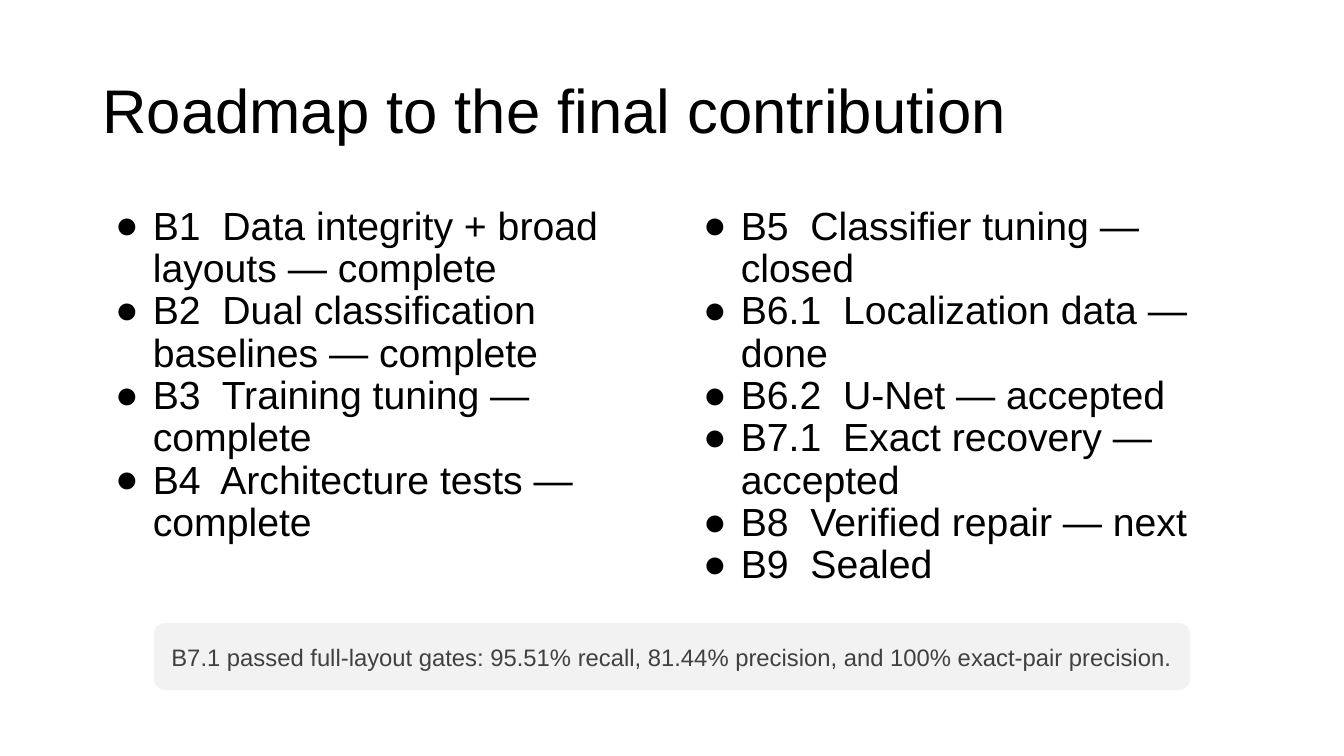
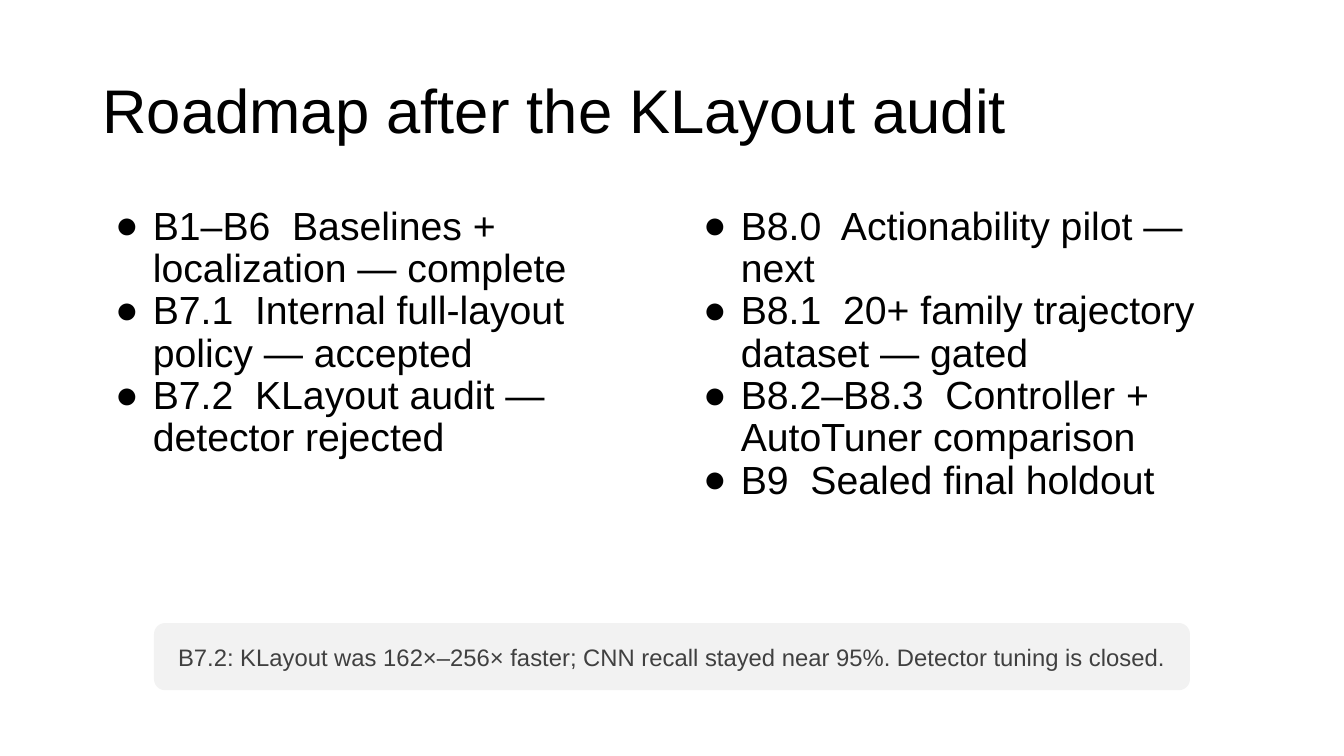
Before and after one commit to nocleo/ADVLSI2_Project_updated, a slide deck: slide 15 of presentation/ADVLSI2_DRC_CNN_Project_Progress.pptx. Drawn at 1344x756 pixels with LibreOffice and Linux fonts; fonts in the diff are those of the drawing. Boxes give left, top, right and bottom in pixels: in the first picture for what was removed or moved away, otherwise in the second. Text is boxed around its words. In the diff, an @@ line names an element or a change of style, - is before the commit and + after.

```diff
--- a/presentation/ADVLSI2_DRC_CNN_Project_Progress.pptx
+++ b/presentation/ADVLSI2_DRC_CNN_Project_Progress.pptx
@@ title at [102, 88, 1005, 145]: text changed @@
-Roadmap to the final contribution
+Roadmap after the KLayout audit
@@ text at [153, 211, 566, 459]: text changed @@
-● B1 Data integrity + broad layouts — complete
-● B2 Dual classification baselines — complete
-● B3 Training tuning — complete
-● B4 Architecture tests — complete
+● B1–B6 Baselines + localization — complete
+● B7.1 Internal full-layout policy — accepted
+● B7.2 KLayout audit — detector rejected
@@ text at [741, 211, 1195, 495]: text changed @@
-● B5 Classifier tuning — closed
-● B6.1 Localization data — done
-● B6.2 U-Net — accepted
-● B7.1 Exact recovery — accepted
-● B8 Verified repair — next
-● B9 Sealed
+● B8.0 Actionability pilot — next
+● B8.1 20+ family trajectory dataset — gated
+● B8.2–B8.3 Controller + AutoTuner comparison
+● B9 Sealed final holdout
@@ text in rounded rectangle at [178, 648, 1165, 671]: text changed @@
-B7.1 passed full-layout gates: 95.51% recall, 81.44% precision, and 100% exact-pair precision.
+B7.2: KLayout was 162×–256× faster; CNN recall stayed near 95%. Detector tuning is closed.
```
Also in this commit, not shown: 4 other slides changed, 2 slides added, 8 other files.
